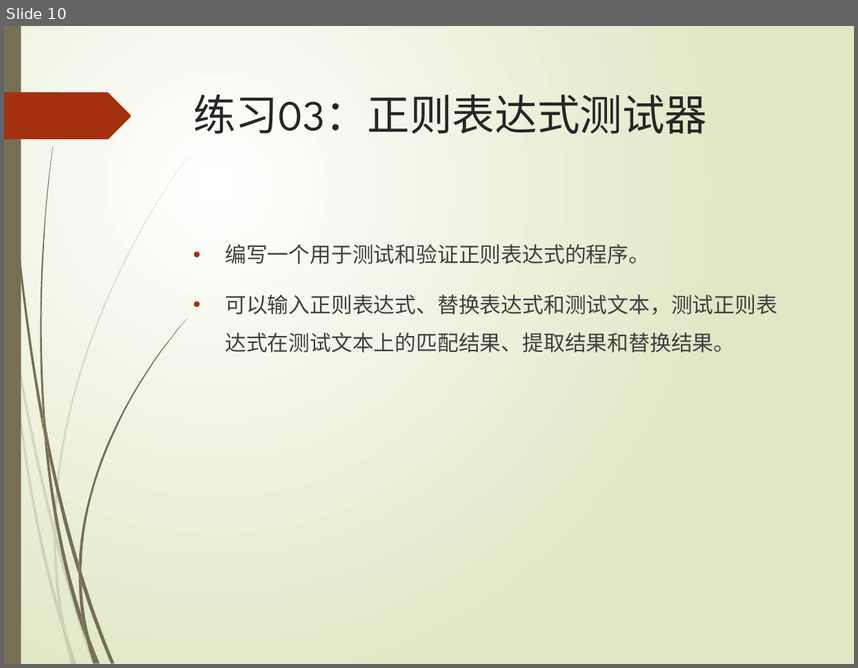
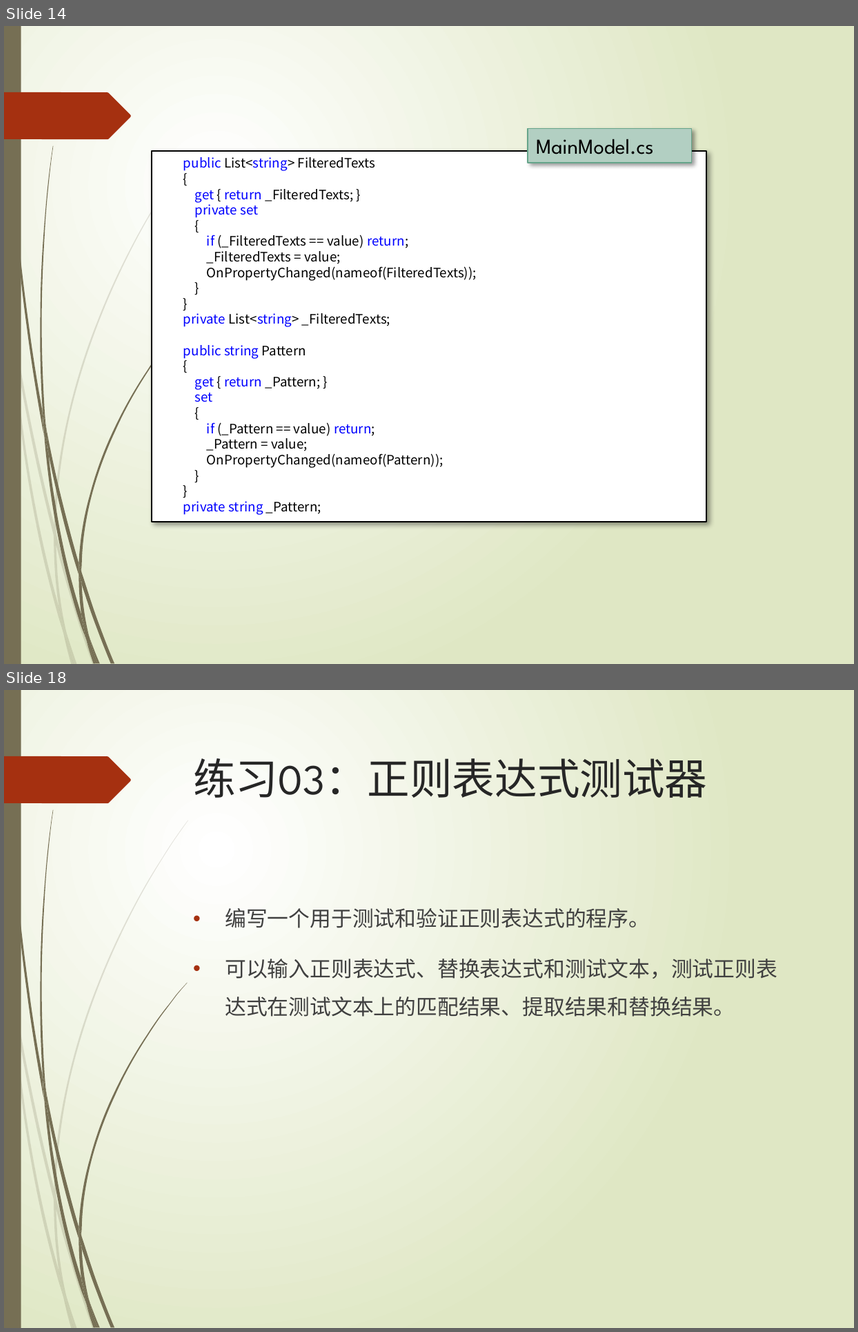
Before and after one commit to TeacherPeng/SoftwareDesignAndPractice, a slide deck: 教案/正则表达式的应用.pptx. Shown one above the other, each under a label of ours: slide 10 before the commit, slides 14 and 18 after it; the slides between them are not shown. The pictures are 858x668 and 858x1332 pixels, drawn with LibreOffice and Linux fonts; fonts in the diff are those of the drawing. Boxes give left, top, right and bottom in pixels: in the first picture for what was removed or moved away, otherwise in the second. Text is boxed around its words. In the diff, an @@ line names an element or a change of style, - is before the commit and + after.

```diff
--- a/教案/正则表达式的应用.pptx
+++ b/教案/正则表达式的应用.pptx
@@ slide 14 added at bbox=[4, 26, 854, 664], background gradient #FFFFFF to #DFE8C4; not listed: 24 template elements that a slide beside it also shows @@
@@ rectangle added at bbox=[528, 128, 692, 162], fill #B3CFC2, outline #65A48B 0.75 pt, 18 pt, text #000000 @@
+MainModel.cs
@@ rectangle added at bbox=[152, 151, 707, 521], fill #FFFFFF, outline #000000 1.25 pt, 11 pt, text #000000 @@
+public List<string> FilteredTexts
+{
+get { return _FilteredTexts; }
+private set
+{
+if (_FilteredTexts == value) return;
+_FilteredTexts = value;
+OnPropertyChanged(nameof(FilteredTexts));
+}
+}
+private List<string> _FilteredTexts;
+public string Pattern
+{
+get { return _Pattern; }
+set
+{
+if (_Pattern == value) return;
+_Pattern = value;
+OnPropertyChanged(nameof(Pattern));
+}
+}
+private string _Pattern;
@@ what was slide 10 is now slide 18 @@
```
Also in this commit, not shown: 7 other slides added, 1 other file.
